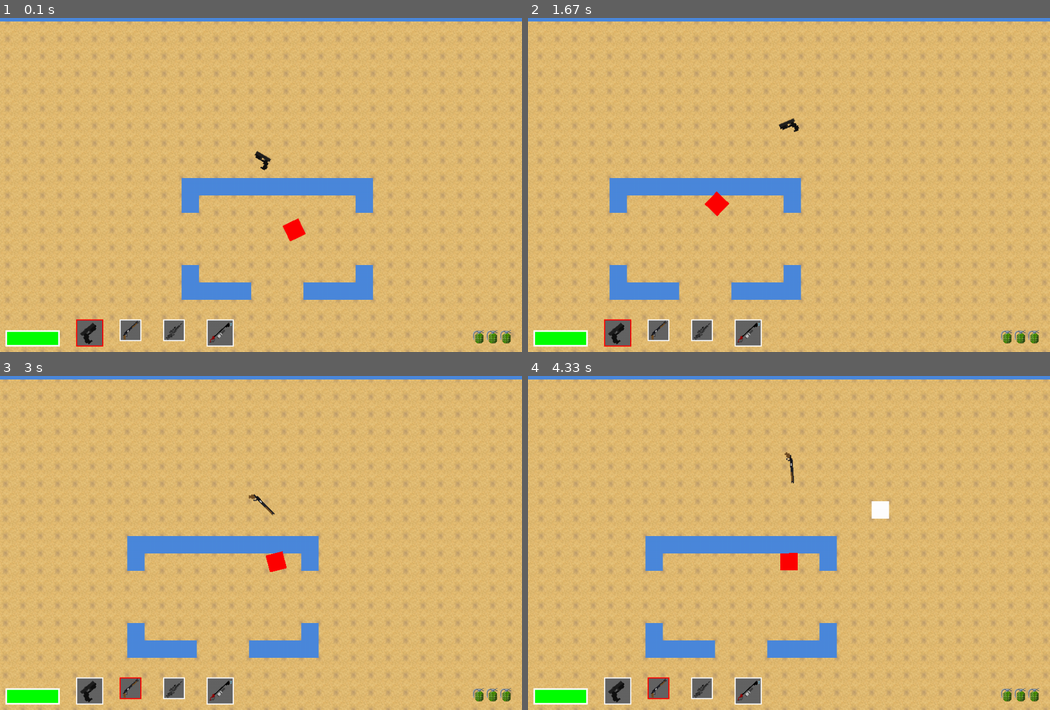
Above: before the commit, frames 1-4 (two rows, left to right).
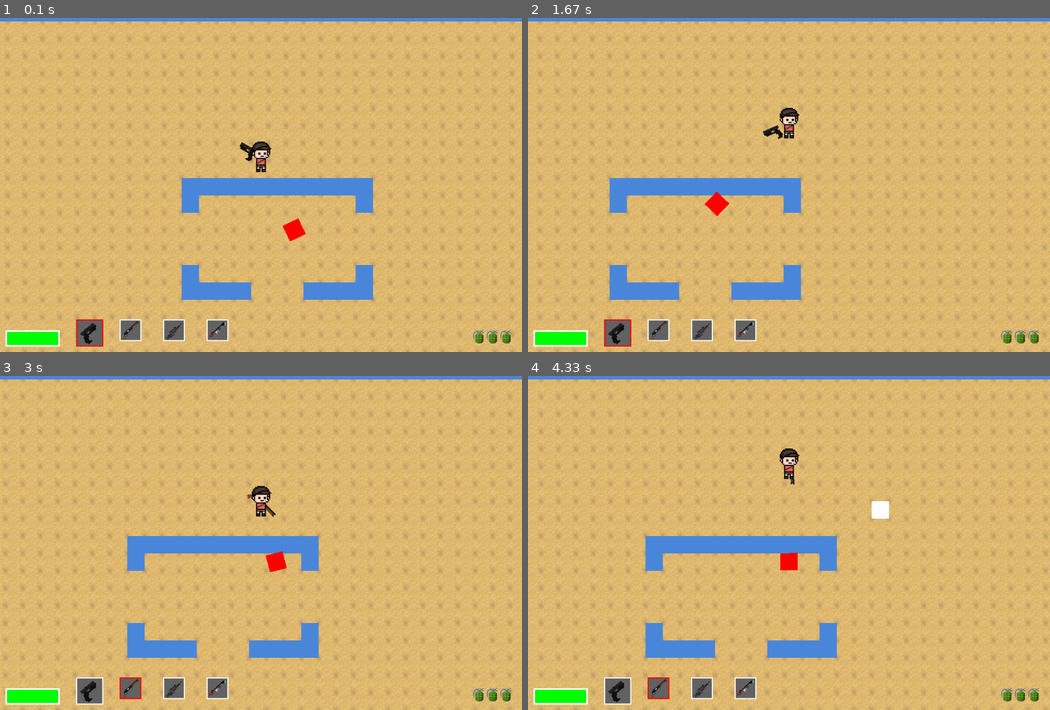
Above: after the commit, the same moments.

Repository: kangshwan/coop_pygame
Game: pygame game, started from main.py
The game is run twice, just before and just after one commit, with the same random seed, the same clock (stepped at 60 frames per second) and the same inputs.
Inputs (mouse positions are in pixels of both pictures, inside the frame that each line leads up to):
- Up to frame 1 (0.1 s): no input
- Up to frame 2 (1.67 s): hold D 0.33-0.8 s; move the mouse to (768, 195) at 0.37 s; hold W 0.83-1.13 s; move the mouse to (956, 168) at 0.87 s; hold D 1.17-1.63 s; move the mouse to (663, 181) at 1.2 s
- Up to frame 3 (3 s): hold A 1.67-2.2 s; move the mouse to (99, 482) at 1.7 s; tap 2 at 1.82 s; hold S 2.23-2.53 s; move the mouse to (339, 412) at 2.27 s; hold A 2.57-2.97 s; move the mouse to (323, 566) at 2.6 s
- Up to frame 4 (4.33 s): hold W 3-3.37 s; move the mouse to (799, 419) at 3.03 s; tap 2 at 3.15 s; hold D 3.4-4.03 s; move the mouse to (601, 526) at 3.43 s; hold S from 4.07 s (still down); move the mouse to (794, 573) at 4.1 s

The runs differ from the first frame. In frame 1, 0.6% of the frame differs, in the area x 23-52%, y 36-99%; in frame 2, 0.6%, in the area x 23-52%, y 26-99%; in frame 3, 0.5%; in frame 4, 0.5%.

Commit message:
added player img

Diff:
--- a/hud.py
+++ b/hud.py
@@ -56,7 +56,7 @@
     game_folder = path.dirname(__file__)
     img_folder = path.join(game_folder, 'Image')
     if gun_kind == 0:
-        image = pg.image.load(path.join(img_folder, WEAPON_IMGS[gun_kind])).convert_alpha()
+        image = pg.image.load(path.join(img_folder, WEAPON_IMGS[gun_kind][0])).convert_alpha()
         rotated = pg.transform.scale(pg.transform.rotate(image, 40),(48, 48))
     if gun_kind == 1:
         image = pg.image.load(path.join(img_folder, WEAPON_IMGS[gun_kind])).convert_alpha()
--- a/main.py
+++ b/main.py
@@ -201,7 +201,9 @@
             if isinstance(sprite, Enemy):
                 sprite.draw_health()
             if isinstance(sprite, Player):
-                self.screen.blit(sprite.image, self.camera.apply(sprite))
+                sprite.draw_body()
+                #self.screen.blit(sprite.image, self.camera.apply(sprite))
+                pass
             else:
                 self.screen.blit(sprite.image, self.camera.apply(sprite))
 
@@ -220,10 +222,12 @@
         self.map = Map(path.join(game_folder,'map','map.txt'))
         self.ground_img = pg.image.load(path.join(img_folder, GROUND_IMG)).convert_alpha()
         self.grenade_img = pg.image.load(path.join(img_folder, GRENADE_THROW_IMG)).convert_alpha()
-        self.pistol_img = pg.image.load(path.join(img_folder, WEAPON_IMGS[0])).convert_alpha()
-        self.shotgun_img = pg.image.load(path.join(img_folder, WEAPON_IMGS[1])).convert_alpha()
+        self.pistol_img = pg.image.load(path.join(img_folder, WEAPON_IMGS[0][1])).convert_alpha()
+        self.shotgun_img = pg.transform.scale(pg.image.load(path.join(img_folder, WEAPON_IMGS[1])).convert_alpha(), (62,16))
         self.sniper_img = pg.transform.scale(pg.image.load(path.join(img_folder, WEAPON_IMGS[2])).convert_alpha(),(89,25))
-        self.flamethrower_img = pg.transform.scale(pg.image.load(path.join(img_folder, WEAPON_IMGS[3])).convert_alpha(),(80,20))
+        self.flamethrower_img = pg.transform.scale(pg.image.load(path.join(img_folder, WEAPON_IMGS[3])).convert_alpha(),(70,18))
+        self.move1_img = pg.image.load(path.join(img_folder, PLAYER_IMG1)).convert_alpha()
+        self.move2_img = pg.image.load(path.join(img_folder, PLAYER_IMG2)).convert_alpha()
 
 
         pass
--- a/setting.py
+++ b/setting.py
@@ -31,19 +31,20 @@
 PLAYER_ACC = 0.45
 PLAYER_FRICTION = -0.05
 PLAYER_HIT_BOX = pg.Rect(0, 0, 35, 35)
+PLAYER_HIT_BOX_OFFSET = vec(20,20)
 PLAYER_HEALTH = 100
 
 # Weapon setting
 WEAPONS = {}
 WEAPONS['pistol']       = {'bullet_speed': 350,
                            'bullet_lifetime': 700,
-                           'rate': 200,
+                           'rate': 1,
                            'damage': 10,
                            'spread': 4,
                            'bullet_size': (6,6),
                            'bullet_count': 1,
-                           'barrel_offset': vec(23, -6),
-                           'barrel_offset_fliped': vec(23, 6)}
+                           'barrel_offset': vec(55, -6),
+                           'barrel_offset_fliped': vec(55, 6)}
 
 WEAPONS['shotgun']      = {'bullet_speed': 300,
                            'bullet_lifetime': 350,
@@ -52,8 +53,8 @@
                            'spread': 20,
                            'bullet_size': (3,3),
                            'bullet_count': 12,
-                           'barrel_offset': vec(32,-4),
-                           'barrel_offset_fliped': vec(32,4)}
+                           'barrel_offset': vec(34,-4),
+                           'barrel_offset_fliped': vec(34,4)}
 
 WEAPONS['sniper']       = {'bullet_speed': 500,
                            'bullet_lifetime': 1000,
@@ -74,7 +75,6 @@
                            'bullet_count': 15,
                            'barrel_offset': vec(40,-4),
                            'barrel_offset_fliped': vec(40,4)}
-BARREL_OFFSET = vec(30, 0)
 
 # grenade properties
 GRENADE_SPEED = 600
@@ -104,9 +104,11 @@
 TEST = "test.png"
 GROUND_IMG = 'ground.png'
 WEAPON_IMGS = []
-WEAPON_IMGS.append('glock.png')#pistol image
+WEAPON_IMGS.append(['glock.png','glock_hand.png'])#pistol image
 WEAPON_IMGS.append('shotgun.png')#shotgun image
 WEAPON_IMGS.append('sniper_2.png')#sniper image
 WEAPON_IMGS.append('flamethrower.png')#flamethrower image
 GRENADE_IMG = 'grenade.png'
 GRENADE_THROW_IMG = 'grenade_throw.png'
+PLAYER_IMG1 = 'move1.png'
+PLAYER_IMG2 = 'move2.png'
--- a/sprites.py
+++ b/sprites.py
@@ -55,14 +55,14 @@
         #self.image = self.standing_frames[0]
         self.orig_image = self.image
         self.rect = self.image.get_rect()
-        self.hitbox = PLAYER_HIT_BOX
+        self.hitbox = PLAYER_HIT_BOX.copy()
         self.hitbox.center = self.rect.center
         self.pos = vec(x, y)*TILESIZE
         self.vel = vec(0,0)
         self.acc = vec(0,0)
         self.rot = 0
         self.last_shot = 0
-        self.gun_status = [[True,1], [False, 0],[False, 0],[True, 100000]]
+        self.gun_status = [[True,1], [False, 0],[False, 0],[False, 0]]
         # 0 is pistol, 1 is shotgun, 2 is sniper 3 is flamethrower
         self.last_grenade = 0
         #0 is pistol 1 is shotgun
@@ -154,7 +154,6 @@
             #self.vel = vec(-WEAPONS[self.weapon]['kickback'], 0).rotate(-self.rot)
             if self.flip:
                 pos = self.pos + WEAPONS[self.weapon]['barrel_offset_fliped'].rotate(self.rot)
-
             else:
                 pos = self.pos + WEAPONS[self.weapon]['barrel_offset'].rotate(self.rot)
             for i in range(WEAPONS[self.weapon]['bullet_count']):
@@ -211,6 +210,14 @@
             self.weapon_damage = WEAPONS[self.weapon]['damage']
         if self.amor <= 0:
             self.amor = 0
+
+    def draw_body(self):
+        col = BROWN
+        self.body = self.game.move1_img
+
+#        pg.draw.rect(self.game.screen, col, self.body)
+        self.game.screen.blit(self.image, self.game.camera.apply(self.game.player))
+        self.game.screen.blit(self.body, (self.game.camera.camera.x+self.hitbox.x, self.game.camera.camera.y+self.hitbox.y-18))
 
     def collide_with_enemy(self,dir):
         if dir == 'x':
Binary file added: Image/glock_hand.png
Binary file added: Image/move1.png
Binary file added: Image/move2.png
Binary file changed: Image/shotgun.png
